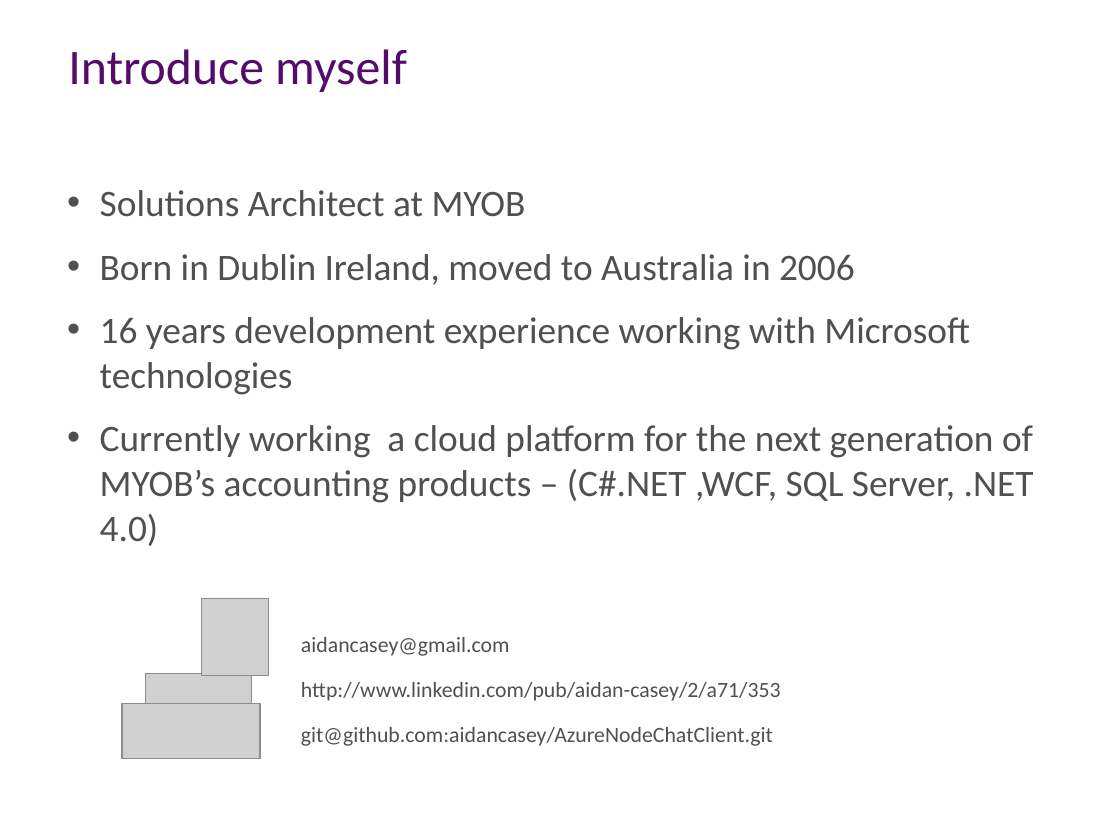
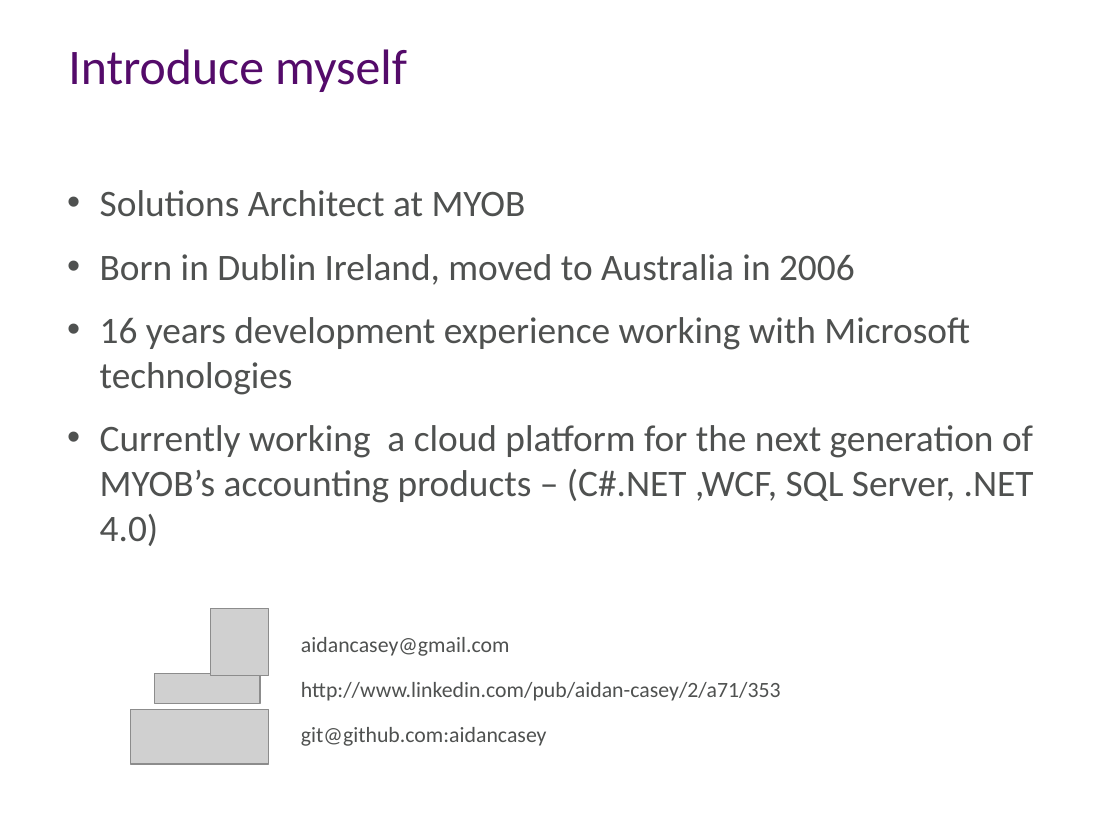
Before and after one commit to aidancasey/AzureNodeChatClient, a slide deck: slide 2 of presentation/Building Node.js Applications on Windows Azure.pptx. Drawn at 1120x840 pixels with LibreOffice and Linux fonts; fonts in the diff are those of the drawing; grey boxes stand for pictures; background and template pictures are left out. Boxes give left, top, right and bottom in pixels: in the first picture for what was removed or moved away, otherwise in the second. Text is boxed around its words. In the diff, an @@ line names an element or a change of style, - is before the commit and + after.

```diff
--- a/presentation/Building Node.js Applications on Windows Azure.pptx
+++ b/presentation/Building Node.js Applications on Windows Azure.pptx
@@ picture: place and size @@
-picture at [202, 598, 269, 675]
+picture at [211, 608, 269, 675]
@@ picture: place and size @@
-picture at [146, 673, 251, 703]
+picture at [155, 673, 260, 703]
@@ picture: place and size @@
-picture at [122, 703, 260, 758]
+picture at [131, 709, 269, 764]
@@ text at [301, 727, 547, 746]: text changed @@
-    git@github.com:aidancasey/AzureNodeChatClient.git
+    git@github.com:aidancasey
```
